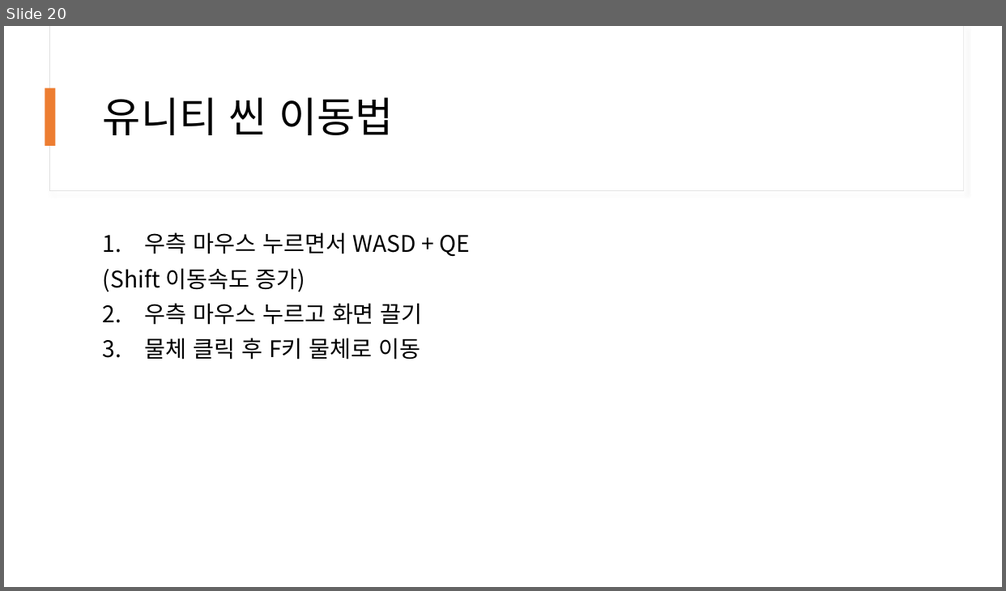
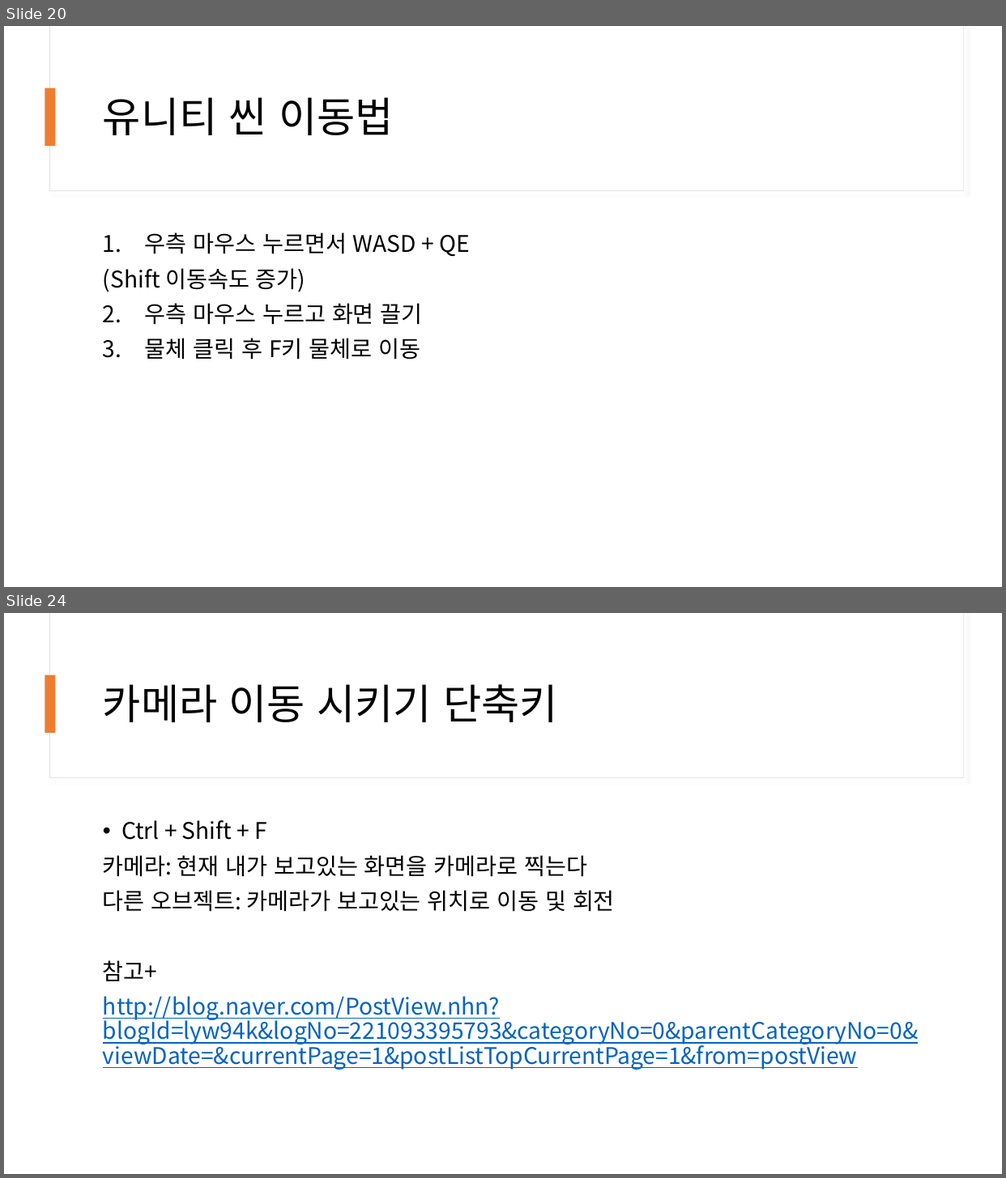
Before and after one commit to kjh99660/Study_powerpoint, a slide deck: c# 스터디 5주 차.pptx. Shown one above the other, each under a label of ours: slide 20 before the commit, slides 20 and 24 after it; the slides between them are not shown. The pictures are 1006x591 and 1006x1178 pixels, drawn with LibreOffice and Linux fonts; fonts in the diff are those of the drawing. Boxes give left, top, right and bottom in pixels: in the first picture for what was removed or moved away, otherwise in the second. Text is boxed around its words. In the diff, an @@ line names an element or a change of style, - is before the commit and + after.

```diff
--- a/c# 스터디 5주 차.pptx
+++ b/c# 스터디 5주 차.pptx
@@ slide 24 added at [4,613,1002,1174], background #FFFFFF @@
@@ rectangle added at [49,613,964,778], fill #FFFFFF, outline #E1E1E1 0.75 pt @@
@@ rectangle added at [50,613,964,777], fill #FFFFFF @@
@@ rectangle added at [45,675,56,733], fill #ED7D31 @@
@@ title added at [103,684,558,722], 40 pt, text #000000 @@
+카메라 이동 시키기 단축키
@@ text added at [103,820,918,1070], 22 pt, text #0563C1, underline @@
+• Ctrl + Shift + F
+카메라: 현재 내가 보고있는 화면을 카메라로 찍는다
+다른 오브젝트: 카메라가 보고있는 위치로 이동 및 회전
+참고+
+http://blog.naver.com/PostView.nhn?blogId=lyw94k&logNo=221093395793&categoryNo=0&parentCategoryNo=0&viewDate=&currentPage=1&postListTopCurrentPage=1&from=postView
```
Also in this commit, not shown: 3 slides changed, 5 other slides added, 1 slide removed, 1 other file.
